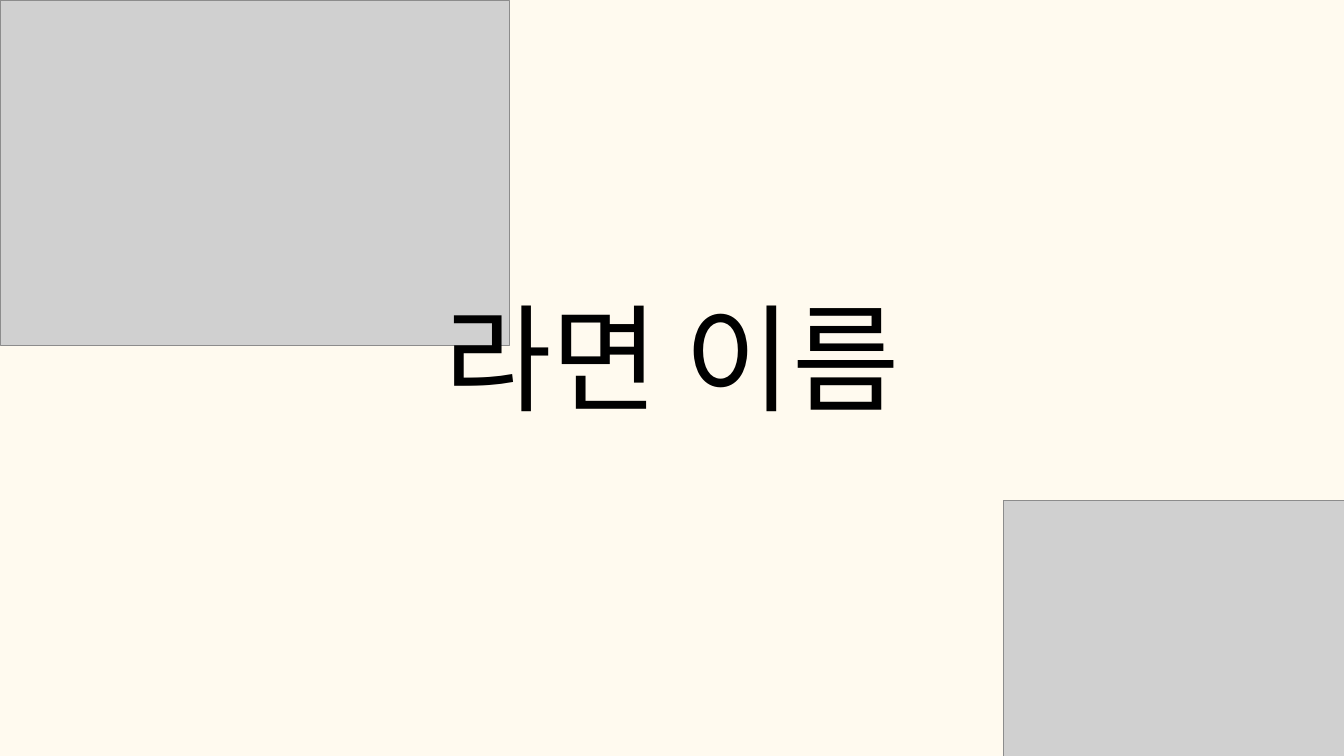
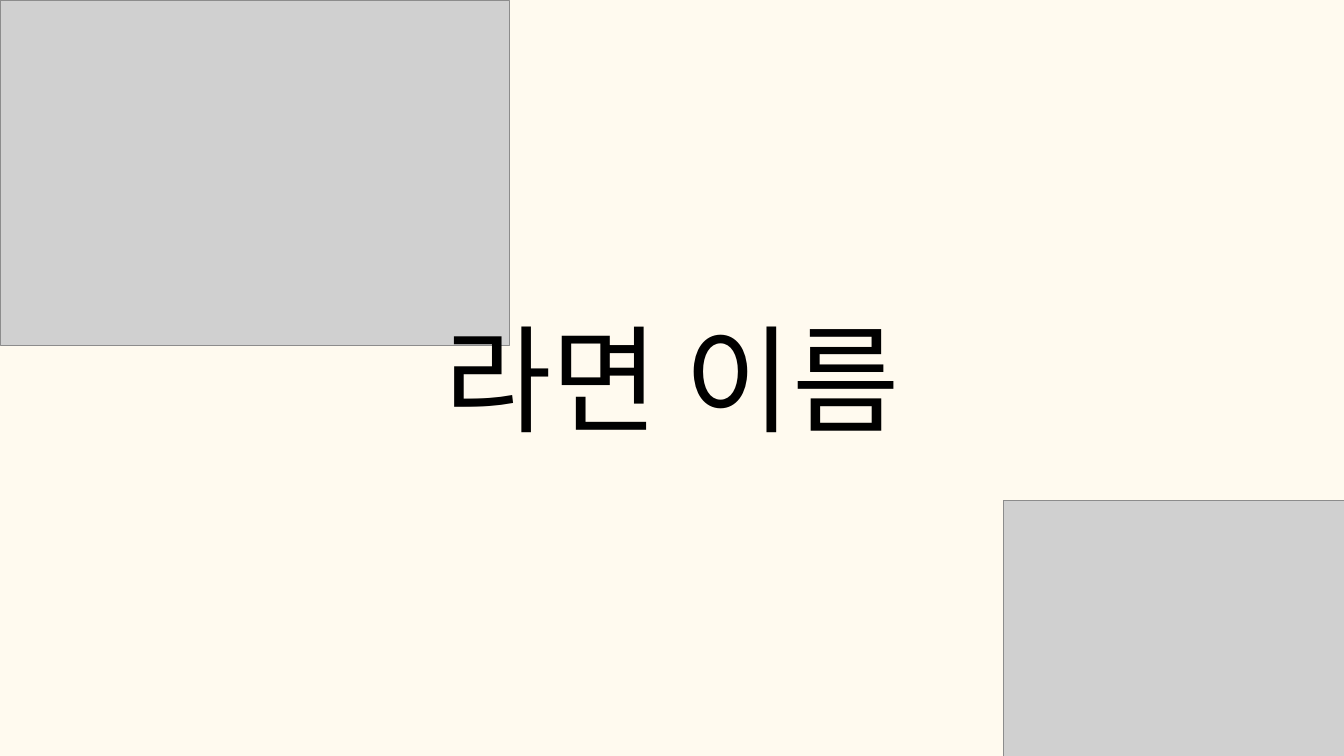
Before and after one commit to tkdgns25300/sunday_play, a slide deck: slide 9 of public/downloads/games/chain-words/rules.pptx. Drawn at 1344x756 pixels with LibreOffice and Linux fonts; fonts in the diff are those of the drawing; grey boxes stand for pictures. Boxes give left, top, right and bottom in pixels: in the first picture for what was removed or moved away, otherwise in the second. Text is boxed around its words. In the diff, an @@ line names an element or a change of style, - is before the commit and + after.

```diff
--- a/public/downloads/games/chain-words/rules.pptx
+++ b/public/downloads/games/chain-words/rules.pptx
@@ text "라면 이름": place and size @@
-text "라면 이름" at bbox=[444, 284, 900, 412]
+text "라면 이름" at bbox=[444, 305, 900, 433]
@@ text "라면 이름" at bbox=[444, 305, 900, 433]: font Roboto to Noto Sans CJK KR @@
```
Also in this commit, not shown: 24 other slides changed, 3 other files.
